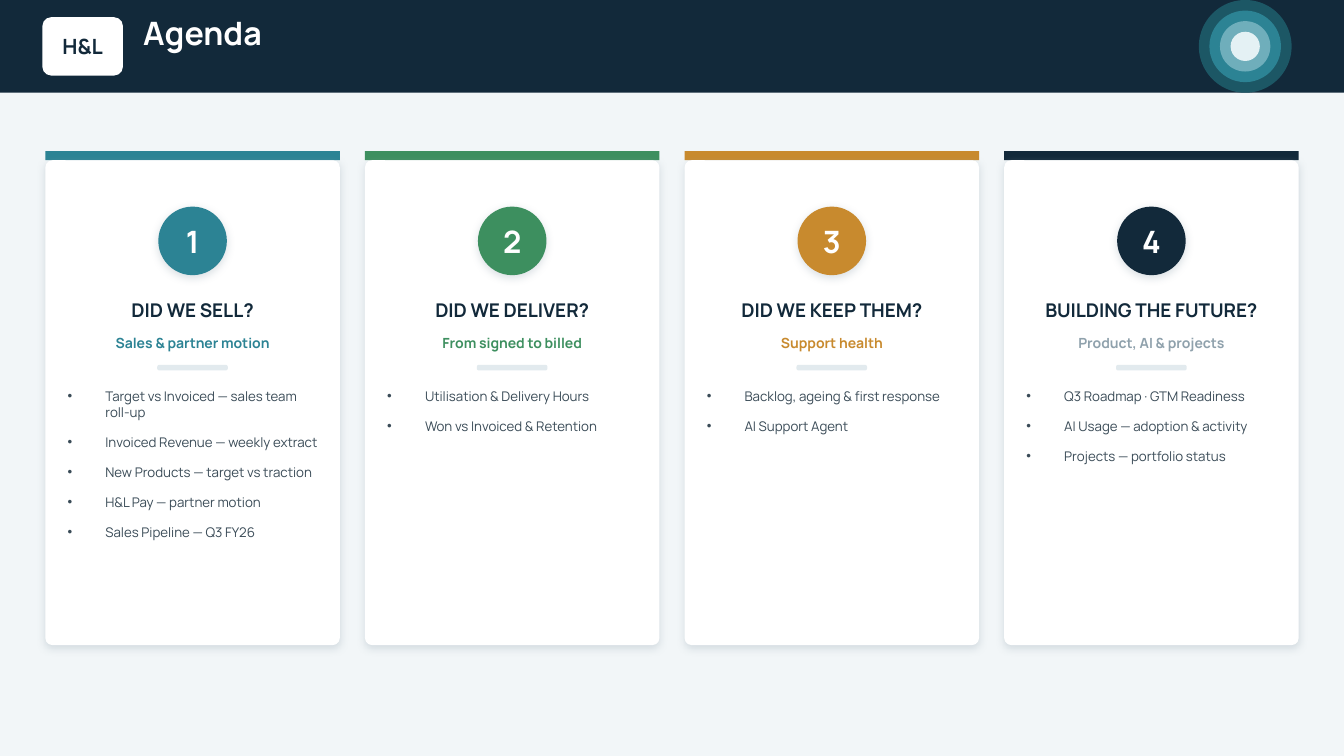
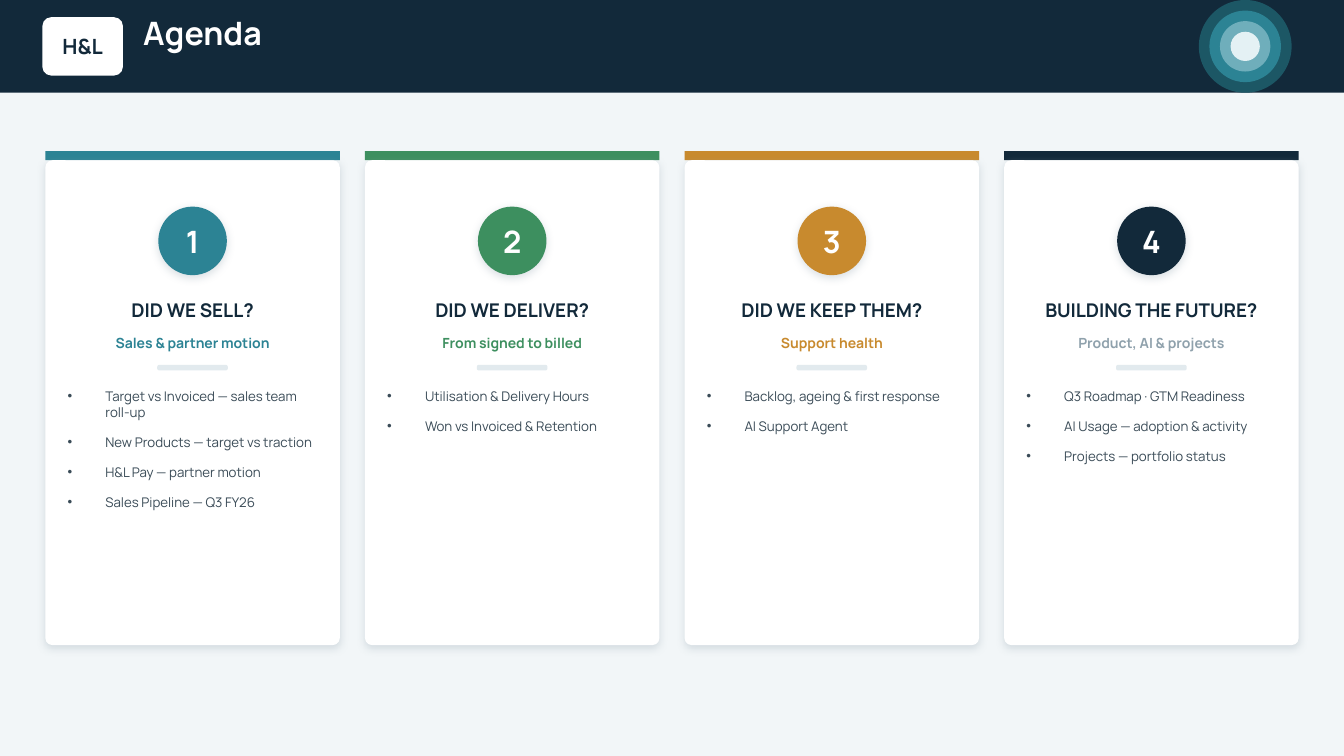
Before and after one commit to ihorner-hl/leadership-reporting, a slide deck: slide 2 of exec-deck/output/H&L Weekly Update - WC 14 Sep 2026.pptx. Drawn at 1344x756 pixels with LibreOffice and Linux fonts; fonts in the diff are those of the drawing. Boxes give left, top, right and bottom in pixels: in the first picture for what was removed or moved away, otherwise in the second. Text is boxed around its words. In the diff, an @@ line names an element or a change of style, - is before the commit and + after.

```diff
--- a/exec-deck/output/H&L Weekly Update - WC 14 Sep 2026.pptx
+++ b/exec-deck/output/H&L Weekly Update - WC 14 Sep 2026.pptx
@@ text at bbox=[105, 437, 317, 450]: paragraph removed @@
-• Invoiced Revenue — weekly extract
```
Also in this commit, not shown: 7 other slides changed, 1 slide removed, 3 other files.
